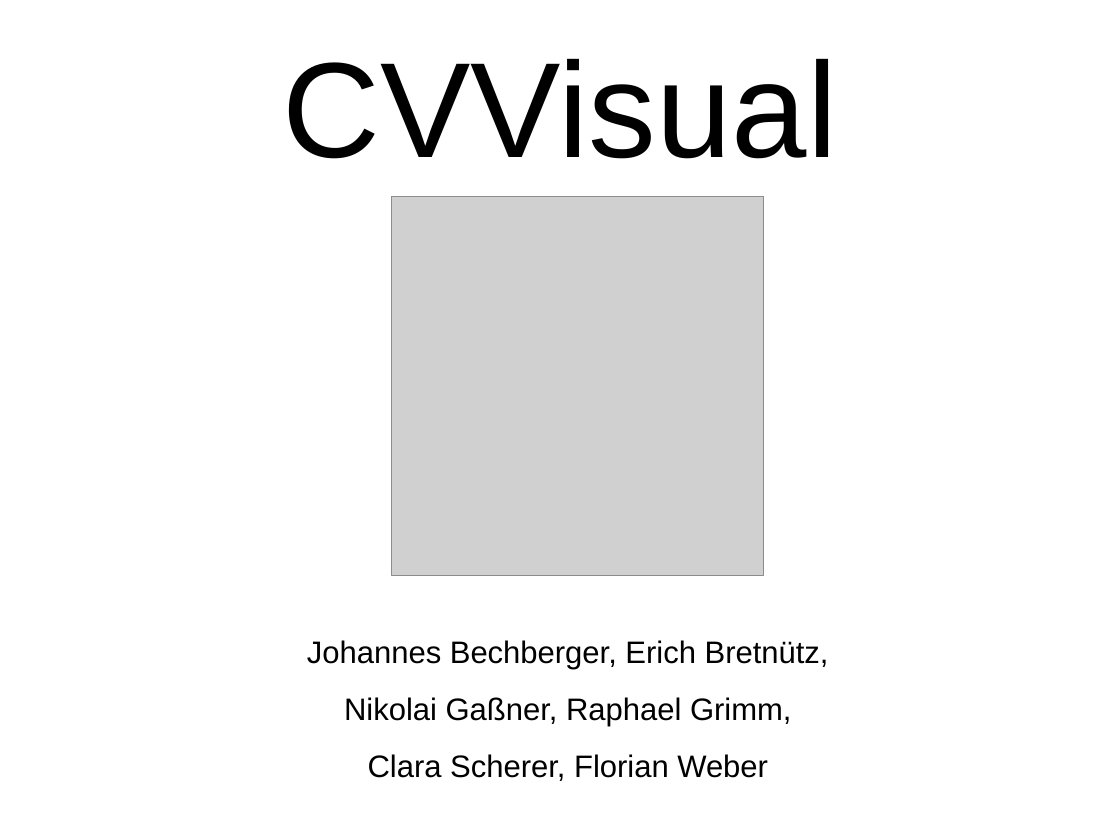
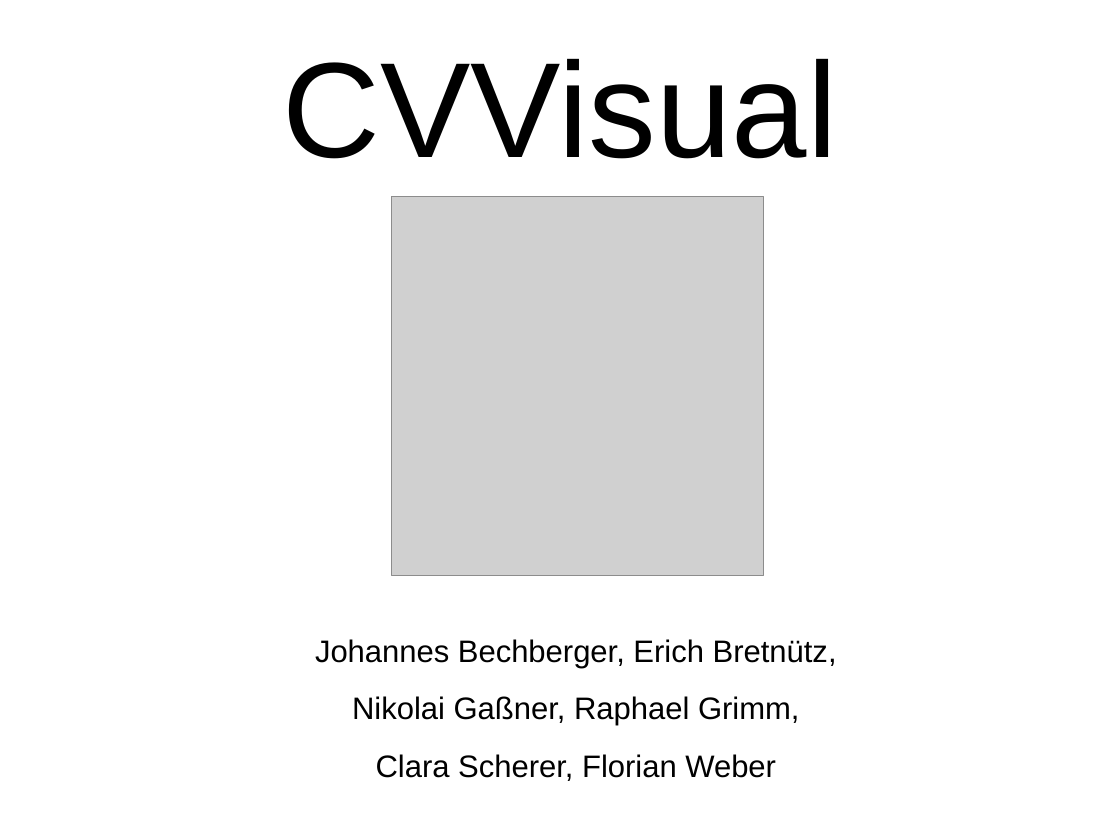
Before and after one commit to CVVisualPSETeam/Dokumente, a slide deck: slide 1 of Presentation/presentation.odp. Drawn at 1120x840 pixels with LibreOffice and Linux fonts; fonts in the diff are those of the drawing; grey boxes stand for pictures. Boxes give left, top, right and bottom in pixels: in the first picture for what was removed or moved away, otherwise in the second. Text is boxed around its words. In the diff, an @@ line names an element or a change of style, - is before the commit and + after.

```diff
--- a/Presentation/presentation.odp
+++ b/Presentation/presentation.odp
@@ text "Johannes Bechberger, Erich Bretnütz,": place and size @@
-text "Johannes Bechberger, Erich Bretnütz," at (307, 640, 829, 781)
+text "Johannes Bechberger, Erich Bretnütz," at (315, 639, 837, 781)
```
Also in this commit, not shown: 3 other slides changed, 9 slides added.
